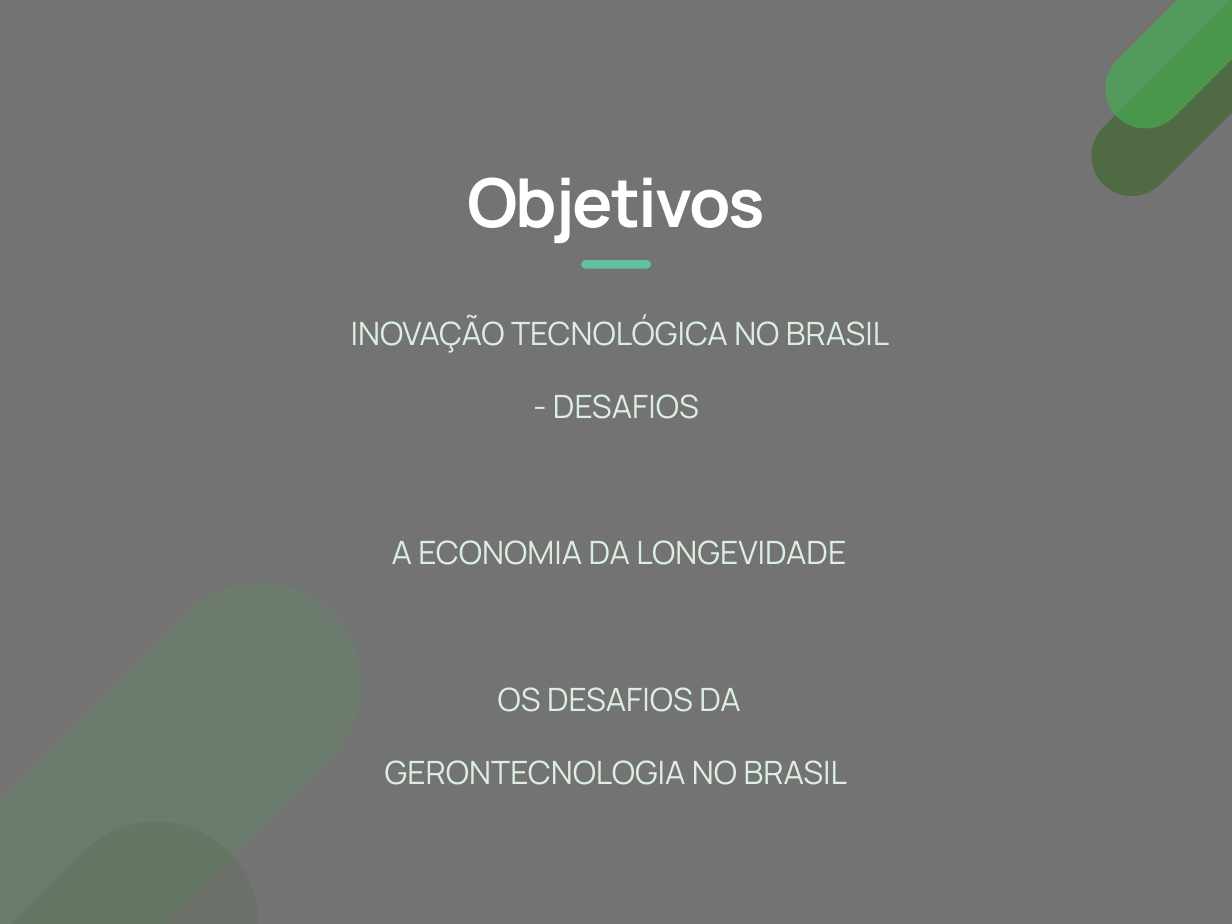
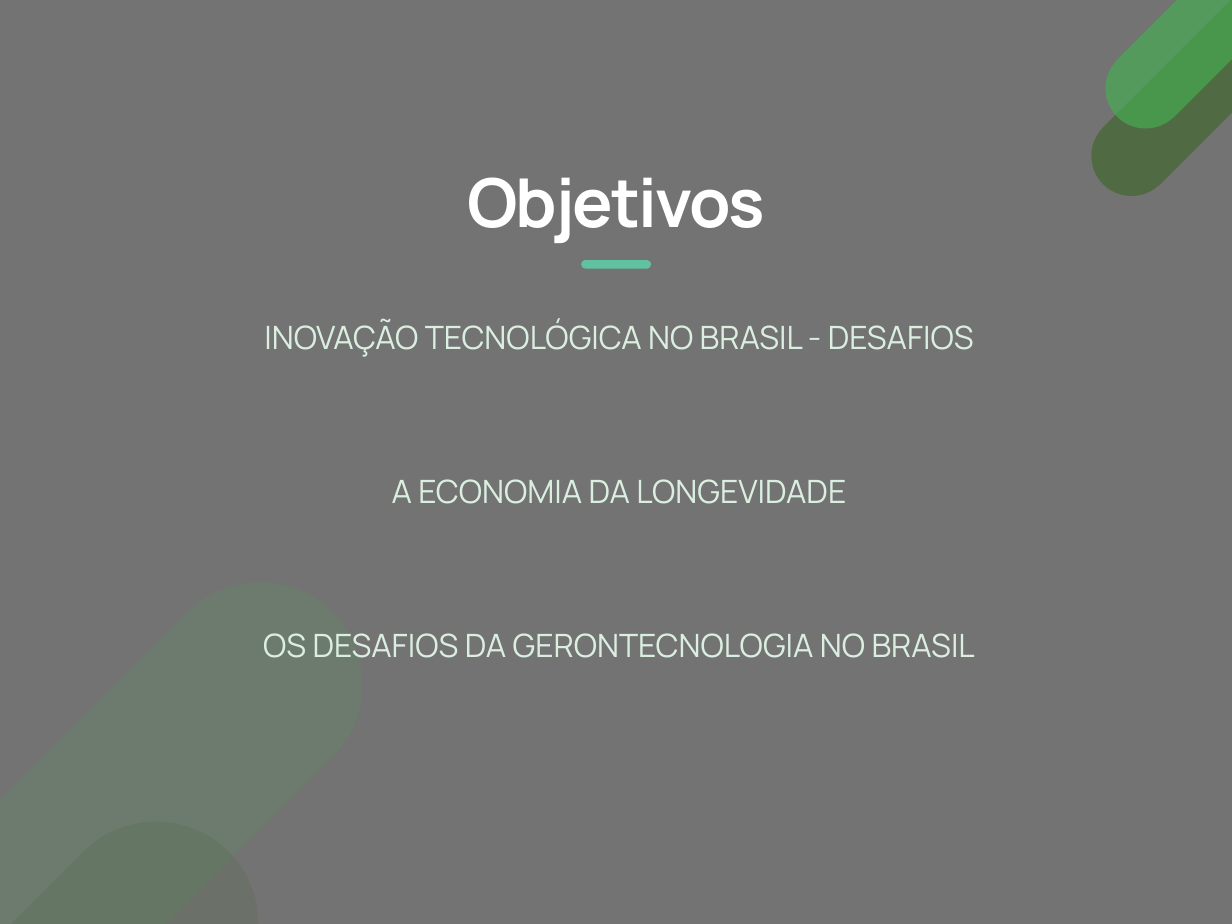
Before and after one commit to josenaldo/apresentacao-sbg-2020, a slide deck: slide 4 of apresentacao-sbg-2020.pptx (slide 5 before the commit). Drawn at 1232x924 pixels with LibreOffice and Linux fonts; fonts in the diff are those of the drawing; background and template pictures are left out. Boxes give left, top, right and bottom in pixels: in the first picture for what was removed or moved away, otherwise in the second. Text is boxed around its words. In the diff, an @@ line names an element or a change of style, - is before the commit and + after.

```diff
--- a/apresentacao-sbg-2020.pptx
+++ b/apresentacao-sbg-2020.pptx
@@ text "INOVAÇÃO TECNOLÓGICA NO BRASIL - ...": place and size @@
-text "INOVAÇÃO TECNOLÓGICA NO BRASIL - ..." at (351, 315, 889, 785)
+text "INOVAÇÃO TECNOLÓGICA NO BRASIL - ..." at (263, 319, 975, 658)
@@ text "INOVAÇÃO TECNOLÓGICA NO BRASIL - ..." at (263, 319, 975, 658): line spacing 1.9 to 2 @@
```
Also in this commit, not shown: 6 slides added, 11 slides removed.
